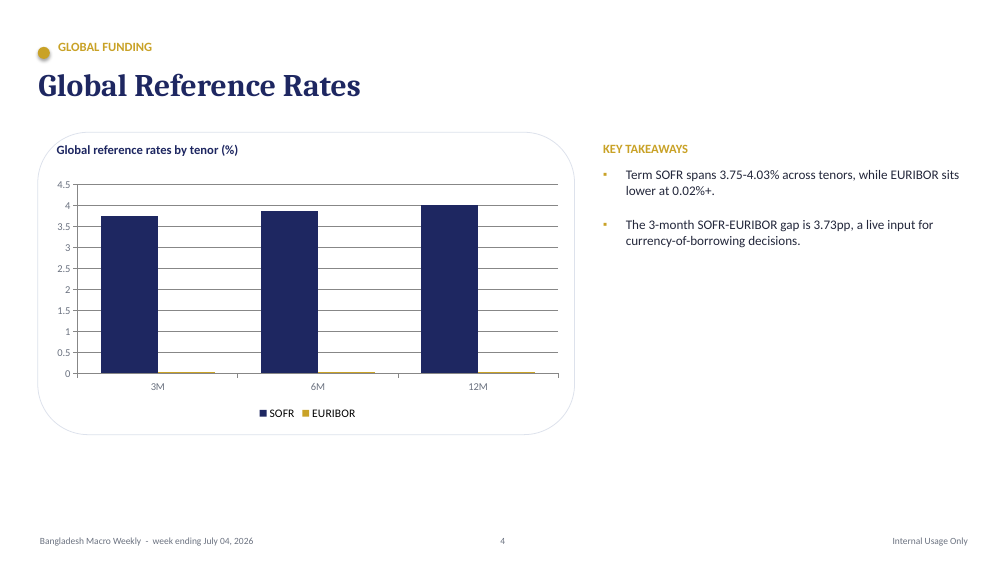
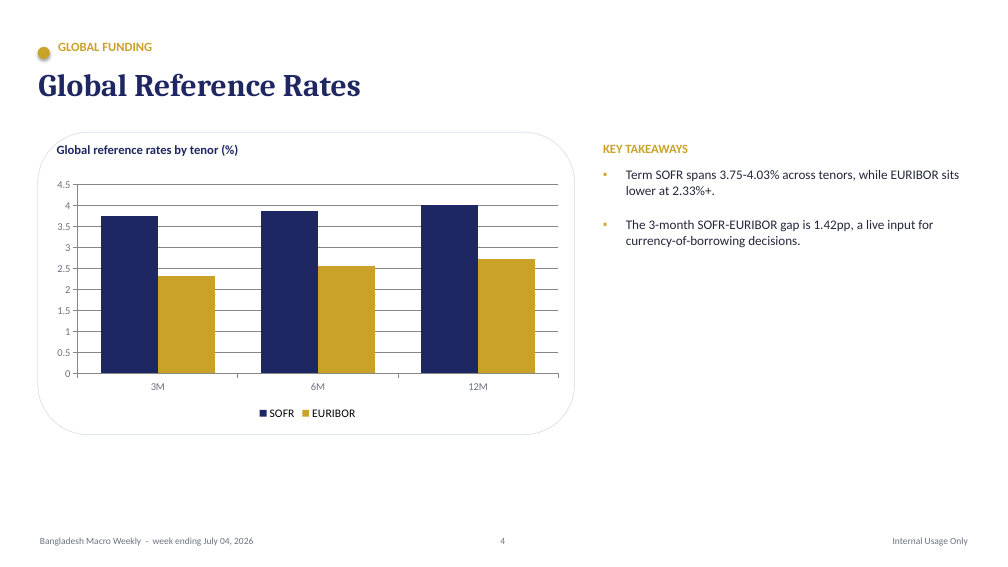
Before and after one commit to s4smily/desi-macro, a slide deck: slide 4 of DCM_Weekly_July_04_2026.pptx. Drawn at 1008x567 pixels with LibreOffice and Linux fonts; fonts in the diff are those of the drawing. Boxes give left, top, right and bottom in pixels: in the first picture for what was removed or moved away, otherwise in the second. Text is boxed around its words. In the diff, an @@ line names an element or a change of style, - is before the commit and + after.

```diff
--- a/DCM_Weekly_July_04_2026.pptx
+++ b/DCM_Weekly_July_04_2026.pptx
@@ column chart at (47,174,569,423) @@
@@ EURIBOR, 3M: 0 to 2.3 @@
@@ EURIBOR, 6M: 0 to 2.6 @@
@@ EURIBOR, 12M: 0 to 2.7 @@
@@ text at (626,170,960,195): text changed @@
-Term SOFR spans 3.75-4.03% across tenors, while EURIBOR sits lower at 0.02%+.
+Term SOFR spans 3.75-4.03% across tenors, while EURIBOR sits lower at 2.33%+.
@@ text at (626,220,933,248): text changed @@
-The 3-month SOFR-EURIBOR gap is 3.73pp, a live input for currency-of-borrowing decisions.
+The 3-month SOFR-EURIBOR gap is 1.42pp, a live input for currency-of-borrowing decisions.
```
Also in this commit, not shown: 1 other slide changed, 1 slide added, 11 other files.
